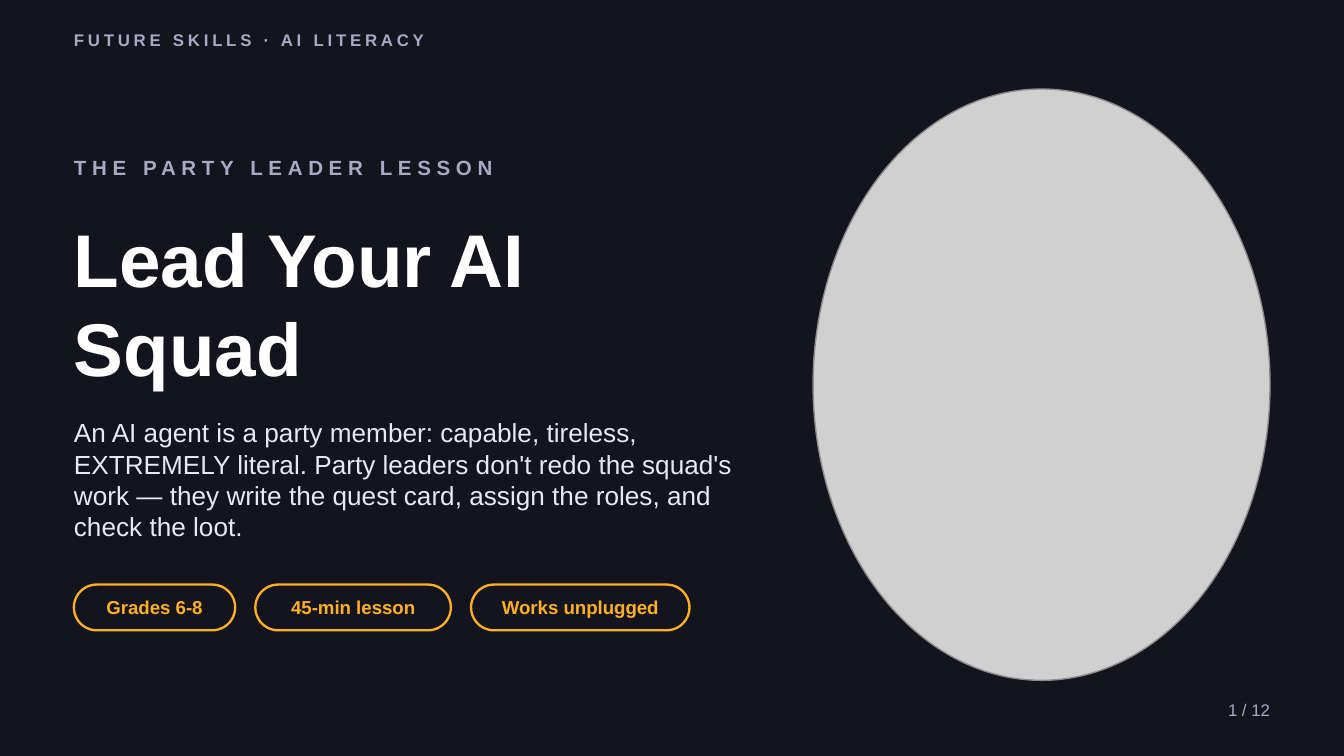
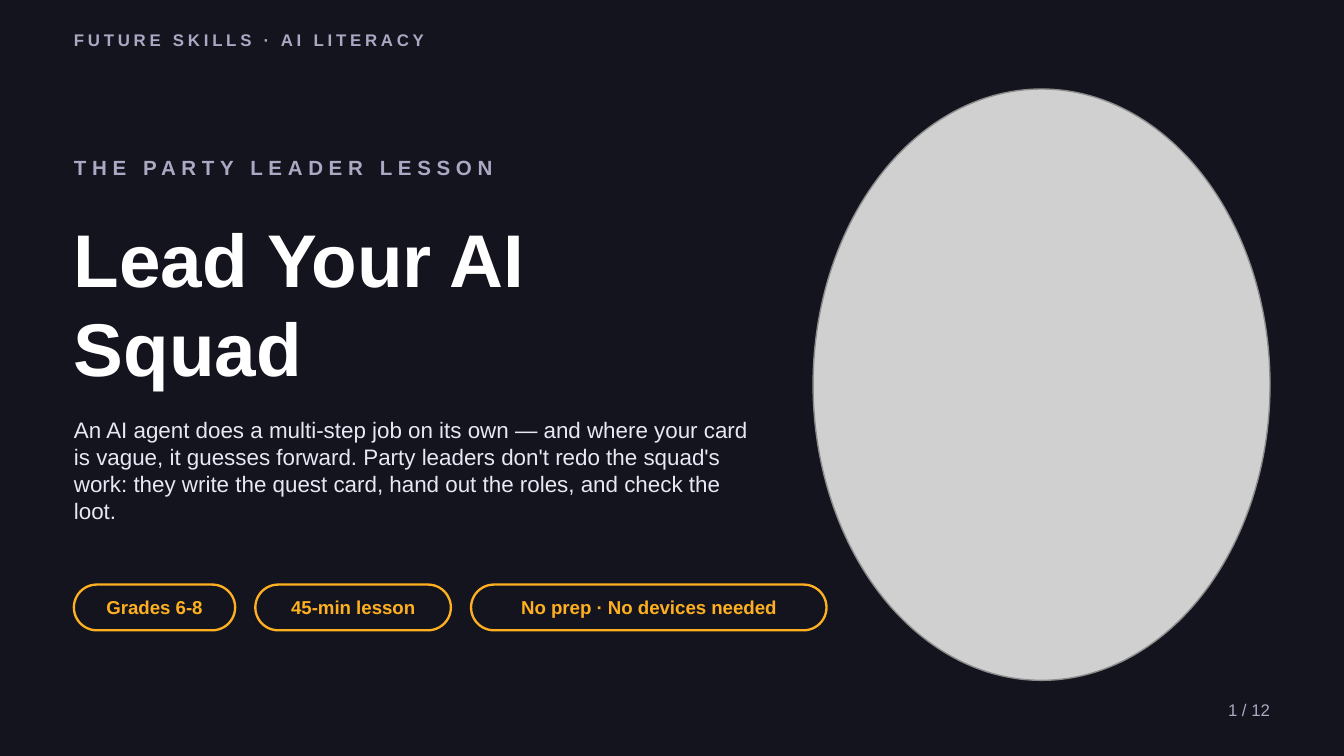
Before and after one commit to phiunit/tptphi, a slide deck: slide 1 of products/ai-agent-intern/dist/Lead Your AI Squad - Slides.pptx. Drawn at 1344x756 pixels with LibreOffice and Linux fonts; fonts in the diff are those of the drawing; grey boxes stand for pictures. Boxes give left, top, right and bottom in pixels: in the first picture for what was removed or moved away, otherwise in the second. Text is boxed around its words. In the diff, an @@ line names an element or a change of style, - is before the commit and + after.

```diff
--- a/products/ai-agent-intern/dist/Lead Your AI Squad - Slides.pptx
+++ b/products/ai-agent-intern/dist/Lead Your AI Squad - Slides.pptx
@@ text at [74,421,748,520]: text changed; size 14 to 12 pt @@
-An AI agent is a party member: capable, tireless, EXTREMELY literal. Party leaders don't redo the squad's work — they write the quest card, assign the roles, and check the loot.
+An AI agent does a multi-step job on its own — and where your card is vague, it guesses forward. Party leaders don't redo the squad's work: they write the quest card, hand out the roles, and check the loot.
@@ rounded rectangle: place and size @@
-rounded rectangle at [470,585,688,630]
+rounded rectangle at [470,585,827,630]
@@ text at [521,600,776,618]: text changed @@
-Works unplugged
+No prep · No devices needed
```
Also in this commit, not shown: 7 other slides changed, 30 other files.
